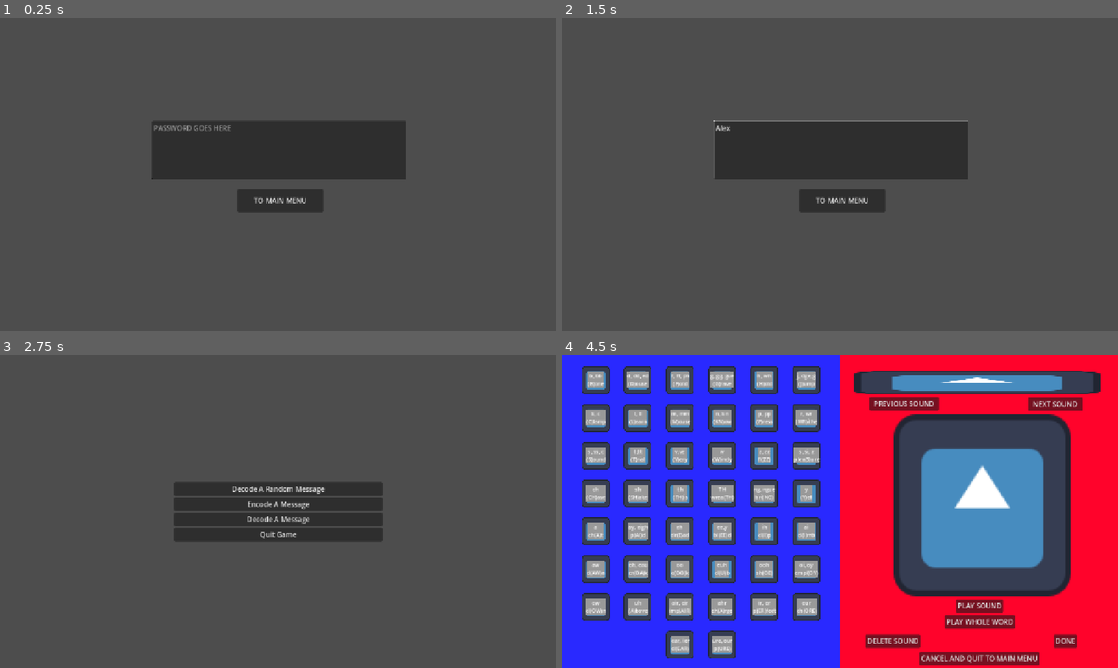
Above: before the commit, frames 1-4 (two rows, left to right).
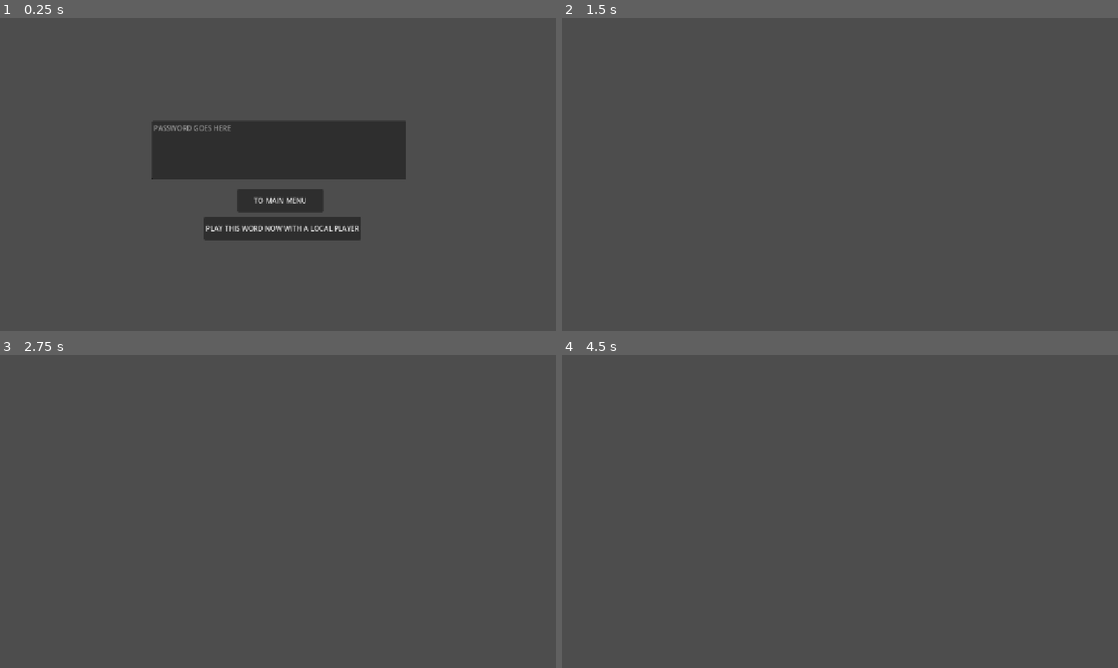
Above: after the commit, the same moments.

Repository: sym-z/phonetic-hangman
Game: Godot game, scene res://scenes/password_export/password_export.tscn
Same seed, same stepped clock (60 frames per second), same inputs: the game is played once before the commit and once after it. The project has no main scene, so this scene is started directly. The engine's default icon, where the game draws it, is replaced by a stand-in: a white triangle on a blue panel in a dark square. Sound files missing from this copy of the repository are replaced by a short silence.
Inputs (mouse positions are in pixels of both pictures, inside the frame that each line leads up to):
- Up to frame 1 (0.25 s): no input
- Up to frame 2 (1.5 s): click (840, 149) at 0.52 s; type "Alex" at 0.6 s; click (845, 227) at 1.25 s, where only the run after the commit has a clickable "PLAY THIS WORD NOW WITH A LOC…"
- Up to frame 3 (2.75 s): click (278, 536) at 2 s, where only the run before the commit has a clickable "TO MAIN MENU"
- Up to frame 4 (4.5 s): click (840, 489) at 2.75 s, where only the run before the commit has a clickable "Decode A Random Message"; click (840, 505) at 3.5 s, where only the run before the commit has a clickable "Encode A Message"; click (834, 505) at 4.25 s, where only the run before the commit has a clickable "FINISHED"

The runs differ from the first frame. In frame 1, 1.9% of the frame differs, in the area x 36-65%, y 63-72%; in frame 2, 9.7%; in frame 3, 5.9%; in frame 4, 84%, in the area x 0-100%, y 0-100%.
Error before the commit: Out of bounds set index '-1' (on base: 'String') (res://scenes/password_export/password_export.gd:15)
Error after the commit: Out of bounds set index '-1' (on base: 'String') (res://scenes/password_export/password_export.gd:17)

Commit message:
Started framework for local play

Diff:
--- a/src/scenes/password_export/password_export.gd
+++ b/src/scenes/password_export/password_export.gd
@@ -2,6 +2,8 @@
 
 @export var password_holder : TextEdit
 var main_menu_scene : String = "uid://cxg5bb4sk08en"
+var word_guesser_scene : String = "uid://dt671ex55ahu4"
+
 func _ready():
 	encode_password()
 
@@ -18,9 +20,18 @@
 	print(password_holder.text)
 
 
-
+#region Scene Transitions
 func back_to_main_menu():
 	get_tree().change_scene_to_file(main_menu_scene)
 
 func _on_menu_pressed():
 	call_deferred("back_to_main_menu")
+
+func to_word_guesser():
+	get_tree().change_scene_to_file(word_guesser_scene)
+
+func _on_play_local_pressed() -> void:
+	Globals.decoded_built_word = Globals.player_built_word
+	Globals.decoded_typed_word = Globals.player_typed_word
+	call_deferred("to_word_guesser")
+#endregion
--- a/src/scenes/password_export/password_export.tscn
+++ b/src/scenes/password_export/password_export.tscn
@@ -28,4 +28,13 @@
 offset_bottom = 446.0
 text = "TO MAIN MENU"
 
+[node name="Play Local" type="Button" parent="."]
+layout_mode = 0
+offset_left = 469.0
+offset_top = 457.0
+offset_right = 830.0
+offset_bottom = 510.0
+text = "PLAY THIS WORD NOW WITH A LOCAL PLAYER"
+
 [connection signal="pressed" from="Menu" to="." method="_on_menu_pressed"]
+[connection signal="pressed" from="Play Local" to="." method="_on_play_local_pressed"]
